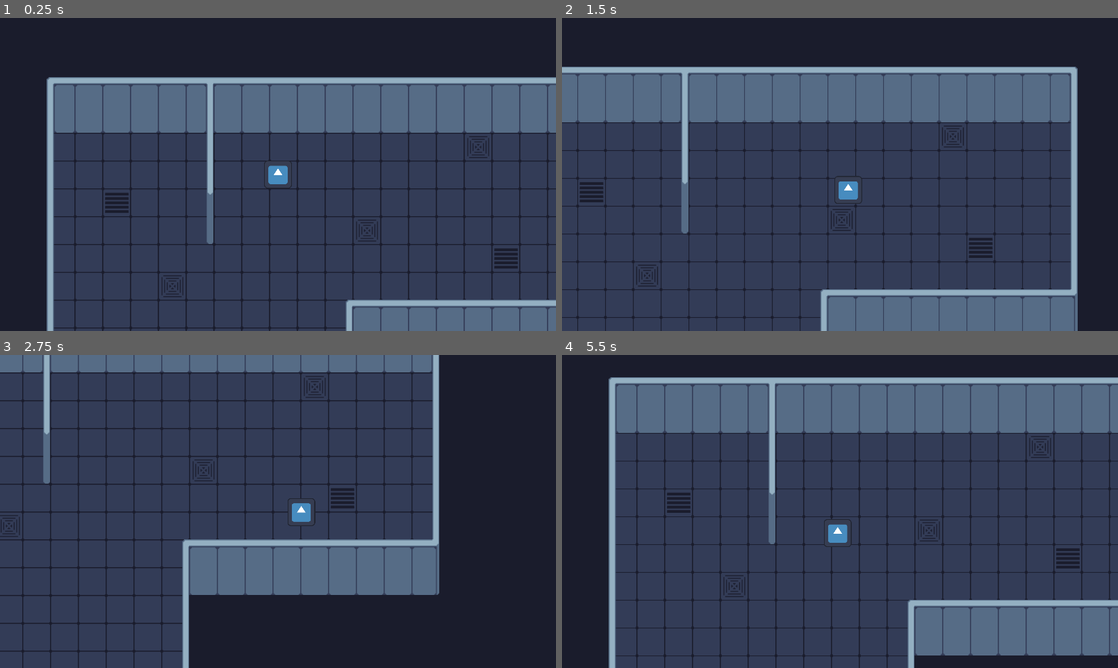
Above: before the commit, frames 1-4 (two rows, left to right).
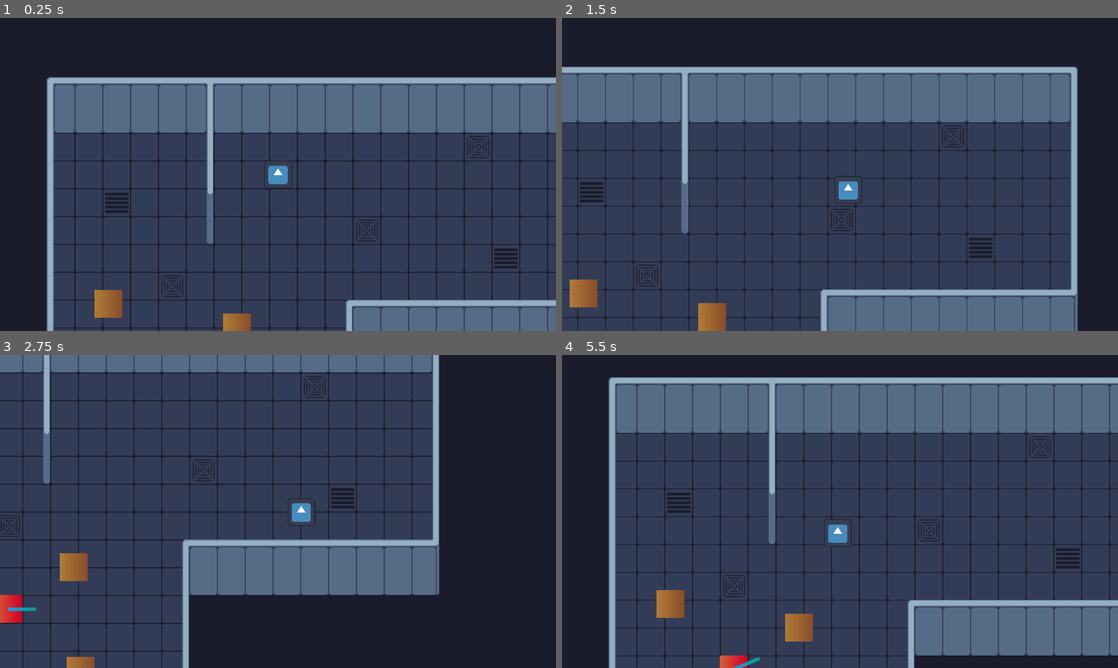
Above: after the commit, the same moments.

Repository: DarrylBD99/Game-Off-2023
Game: Godot game, scene res://Scenes/Levels/LevelTest.tscn
The game is run twice, just before and just after one commit, with the same random seed, the same clock (stepped at 60 frames per second) and the same inputs. The engine's default icon, where the game draws it, is replaced by a stand-in: a white triangle on a blue panel in a dark square.
Inputs (mouse positions are in pixels of both pictures, inside the frame that each line leads up to):
- Up to frame 1 (0.25 s): no input
- Up to frame 2 (1.5 s): tap Enter at 0.5 s; move the mouse to (962, 158) at 0.52 s; hold D (player_right) 0.53-1.28 s; hold Q (player_ability) 0.53-1.28 s; move the mouse to (728, 190) at 1.27 s; hold S (player_down) from 1.28 s (still down); click (728, 190) at 1.35 s
- Up to frame 3 (2.75 s): move the mouse to (333, 442) at 2.02 s; release S (player_down) at 2.03 s; hold D (player_right) from 2.03 s (still down); hold Q (player_ability) from 2.03 s (still down)
- Up to frame 4 (5.5 s): move the mouse to (812, 574) at 2.77 s; release D (player_right) at 2.78 s; release Q (player_ability) at 2.78 s; hold W (player_up) 2.78-3.53 s; click (812, 574) at 2.85 s; move the mouse to (1006, 558) at 3.52 s; hold Q (player_ability) 3.53-4.28 s; hold A (player_left) 3.53-5.03 s; move the mouse to (673, 464) at 4.27 s; click (673, 464) at 4.35 s; move the mouse to (867, 511) at 5.02 s; hold S (player_down) from 5.03 s (still down); hold Q (player_ability) from 5.03 s (still down)

The runs differ from the first frame. In frame 1, 0.7% of the frame differs, in the area x 17-46%, y 86-100%; in frame 2, 0.9%; in frame 3, 1.0%; in frame 4, 1.1%, in the area x 17-46%, y 75-100%.

Commit message:
Update LevelTest.tscn

Diff:
--- a/Scenes/Levels/LevelTest.tscn
+++ b/Scenes/Levels/LevelTest.tscn
@@ -1,8 +1,10 @@
-[gd_scene load_steps=9 format=3 uid="uid://cgcrh0mcsx6op"]
+[gd_scene load_steps=11 format=3 uid="uid://cgcrh0mcsx6op"]
 
 [ext_resource type="PackedScene" uid="uid://dtxdllgca58i" path="res://Scenes/Objects/Entity/player.tscn" id="1_brcdq"]
 [ext_resource type="Texture2D" uid="uid://buuhyhwlinsof" path="res://Sprites/Tileset/tileset_x1.png" id="3_nugtr"]
+[ext_resource type="PackedScene" uid="uid://dqsfy4abhyii8" path="res://Scenes/Objects/Entity/turret.tscn" id="4_gpy0i"]
 [ext_resource type="Texture2D" uid="uid://uluw4errac71" path="res://Sprites/LightDefault.png" id="4_s5u2x"]
+[ext_resource type="PackedScene" uid="uid://dea1wxybwdv5l" path="res://Scenes/Objects/Entity/crate.tscn" id="5_527pa"]
 
 [sub_resource type="TileSetAtlasSource" id="TileSetAtlasSource_06p2g"]
 texture = ExtResource("3_nugtr")
@@ -1037,7 +1039,7 @@
 layer_1/y_sort_enabled = false
 layer_1/y_sort_origin = 0
 layer_1/z_index = -1
-layer_1/tile_data = PackedInt32Array(131075, 2293761, 1, 196 …(986 unchanged characters)… 293761, 1, 720902, 2293761, 1, 786438, 2097153, 2, 851974, 2293761, 1, 917510, 2293761 …(3424 unchanged characters)…
+layer_1/tile_data = PackedInt32Array(131075, 2293761, 1, 196 …(986 unchanged characters)… 293761, 1, 720902, 2293761, 1, 786438, 2162689, 2, 851974, 2293761, 1, 917510, 2293761 …(3424 unchanged characters)…
 layer_2/name = "wall"
 layer_2/enabled = true
 layer_2/modulate = Color(1, 1, 1, 1)
@@ -1048,3 +1050,15 @@
 
 [node name="WorldEnvironment" type="WorldEnvironment" parent="."]
 environment = SubResource("Environment_1wj6d")
+
+[node name="turret" parent="." instance=ExtResource("4_gpy0i")]
+position = Vector2(240, 368)
+
+[node name="Crate" parent="." instance=ExtResource("5_527pa")]
+position = Vector2(315, 320)
+
+[node name="Crate2" parent="." instance=ExtResource("5_527pa")]
+position = Vector2(167, 293)
+
+[node name="Crate3" parent="." instance=ExtResource("5_527pa")]
+position = Vector2(323, 439)
